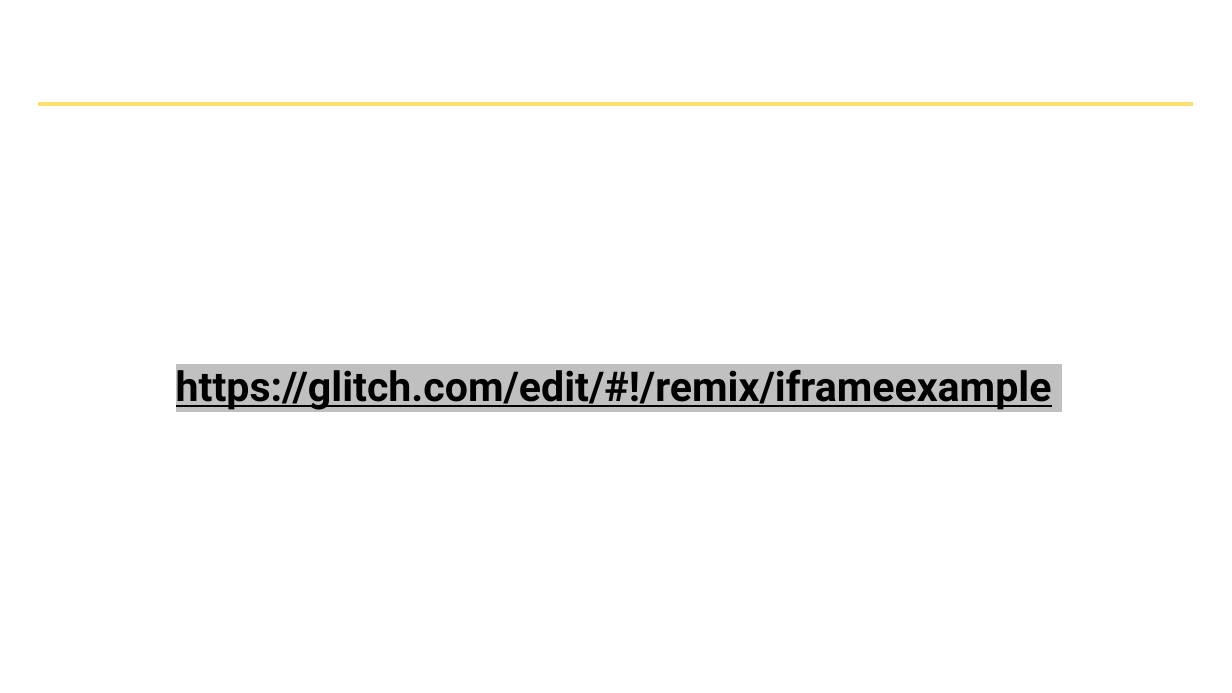
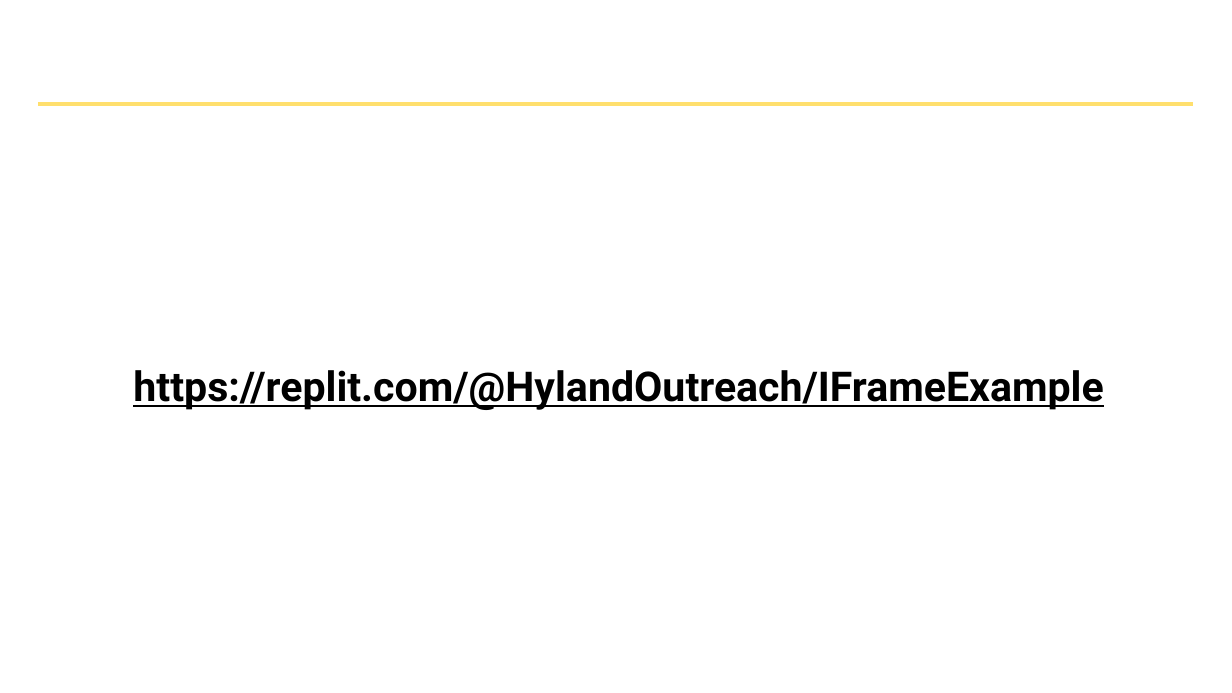
Before and after one commit to hytechclub/web-101, a slide deck: slide 9 of Week04/TablesAndIFrames.pptx. Drawn at 1232x693 pixels with LibreOffice and Linux fonts; fonts in the diff are those of the drawing; background and template pictures are left out. Boxes give left, top, right and bottom in pixels: in the first picture for what was removed or moved away, otherwise in the second. Text is boxed around its words. In the diff, an @@ line names an element or a change of style, - is before the commit and + after.

Commit message:
Revert "reapply some glitch changes"
This reverts commit a577be4958e749d99782d1e59f86bcd1357cf29e.

```diff
--- a/Week04/TablesAndIFrames.pptx
+++ b/Week04/TablesAndIFrames.pptx
@@ text at (133, 370, 1103, 410): text changed @@
-https://glitch.com/edit/#!/remix/iframeexample
+https://replit.com/@HylandOutreach/IFrameExample
```
Also in this commit, not shown: 1 other slide changed, 11 other files.
